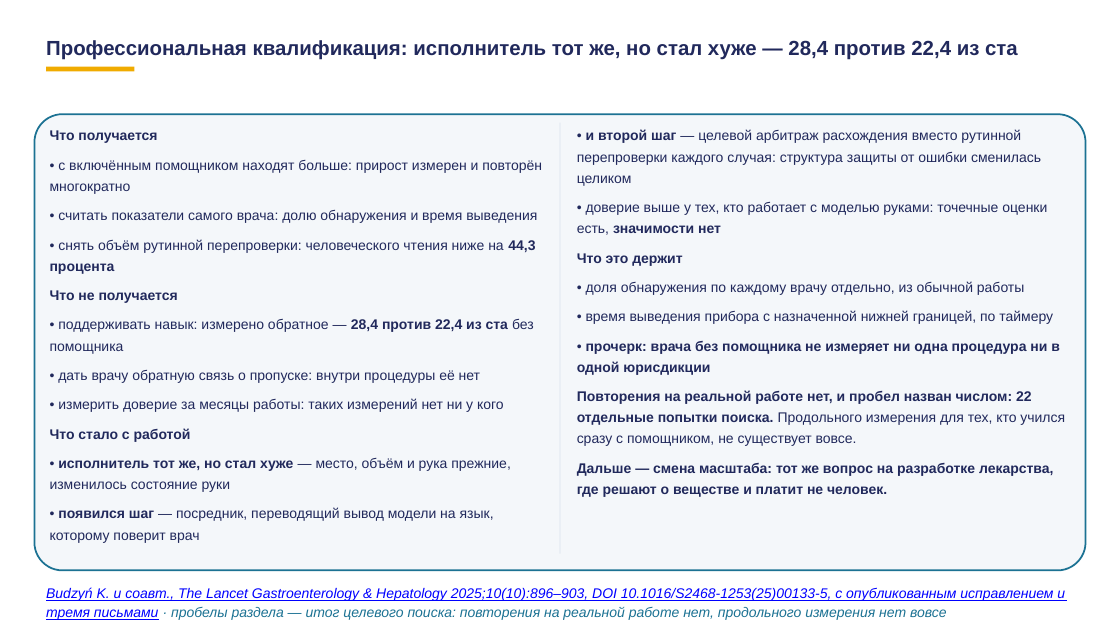
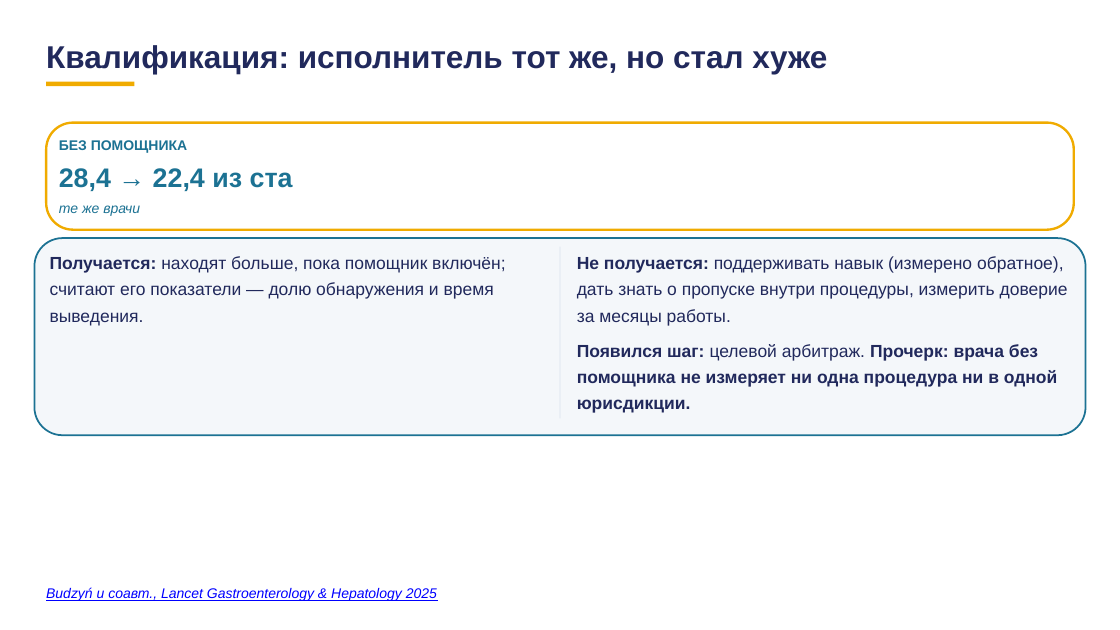
Before and after one commit to tellina-study/AI-usage-lessons, a slide deck: slide 85 of library/lectures/lec-07/rework/deck/lec-07-karkas.pptx (slide 87 before the commit). Drawn at 1120x630 pixels with LibreOffice and Linux fonts; fonts in the diff are those of the drawing. Boxes give left, top, right and bottom in pixels: in the first picture for what was removed or moved away, otherwise in the second. Text is boxed around its words. In the diff, an @@ line names an element or a change of style, - is before the commit and + after.

```diff
--- a/library/lectures/lec-07/rework/deck/lec-07-karkas.pptx
+++ b/library/lectures/lec-07/rework/deck/lec-07-karkas.pptx
@@ text at <box>46,45,827,74</box>: text changed; size 17.5 to 27 pt @@
-Профессиональная квалификация: исполнитель тот же, но стал хуже — 28,4 против 22,4 из ста
+Квалификация: исполнитель тот же, но стал хуже
@@ rectangle: place and size @@
-rectangle at <box>46,66,134,71</box>
+rectangle at <box>46,82,134,87</box>
@@ rounded rectangle added at <box>46,123,1074,229</box>, fill #FFFFFF, outline #F0AB00 2 pt @@
@@ text removed at <box>50,130,542,543</box> @@
-Что получается
-• с включённым помощником находят больше: прирост измерен и повторён многократно
-• считать показатели самого врача: долю обнаружения и время выведения
-• снять объём рутинной перепроверки: человеческого чтения ниже на 44,3 процента
-Что не получается
-• поддерживать навык: измерено обратное — 28,4 против 22,4 из ста без помощника
-• дать врачу обратную связь о пропуске: внутри процедуры её нет
-• измерить доверие за месяцы работы: таких измерений нет ни у кого
-Что стало с работой
-• исполнитель тот же, но стал хуже — место, объём и рука прежние, изменилось состояние руки
-• появился шаг — посредник, переводящий вывод модели на язык, которому поверит врач
@@ text added at <box>59,140,187,153</box>, 12 pt, text #1C7293, bold @@
+БЕЗ ПОМОЩНИКА
@@ text removed at <box>577,129,1065,497</box> @@
-• и второй шаг — целевой арбитраж расхождения вместо рутинной перепроверки каждого случая: структура защиты от ошибки сменилась целиком
-• доверие выше у тех, кто работает с моделью руками: точечные оценки есть, значимости нет
-Что это держит
-• доля обнаружения по каждому врачу отдельно, из обычной работы
-• время выведения прибора с назначенной нижней границей, по таймеру
-• прочерк: врача без помощника не измеряет ни одна процедура ни в одной юрисдикции
-Повторения на реальной работе нет, и пробел назван числом: 22 отдельные попытки поиска. Продольного измерения для тех, кто учился сразу с помощником, не существует вовсе.
-Дальше — смена масштаба: тот же вопрос на разработке лекарства, где решают о веществе и платит не человек.
@@ text added at <box>59,168,293,191</box>, 23 pt, text #1C7293, bold @@
+28,4 → 22,4 из ста
@@ text added at <box>59,205,140,216</box>, 12 pt, text #1C7293, italic @@
+те же врачи
@@ rounded rectangle: place and size @@
-rounded rectangle at <box>34,114,1086,571</box>
+rounded rectangle at <box>34,238,1086,435</box>
@@ rounded rectangle at <box>34,238,1086,435</box>: proportions changed @@
@@ text added at <box>50,256,505,326</box>, 15 pt, text #21295C @@
+Получается: находят больше, пока помощник включён; считают его показатели — долю обнаружения и время выведения.
@@ rectangle: place and size @@
-rectangle at <box>560,123,560,554</box>
+rectangle at <box>560,246,560,418</box>
@@ text added at <box>577,256,1068,413</box>, 15 pt, text #21295C @@
+Не получается: поддерживать навык (измерено обратное), дать знать о пропуске внутри процедуры, измерить доверие за месяцы работы.
+Появился шаг: целевой арбитраж. Прочерк: врача без помощника не измеряет ни одна процедура ни в одной юрисдикции.
@@ text at <box>46,587,437,601</box>: text changed @@
-Budzyń K. и соавт., The Lancet Gastroenterology & Hepatology 2025;10(10):896–903, DOI 10.1016/S2468-1253(25)00133-5, с опубликованным исправлением и тремя письмами · пробелы раздела — итог целевого поиска: повторения на реальной работе нет, продольного измерения нет вовсе
+Budzyń и соавт., Lancet Gastroenterology & Hepatology 2025
```
Also in this commit, not shown: 77 other slides changed, 23 slides added, 24 slides removed, 1 other file.
